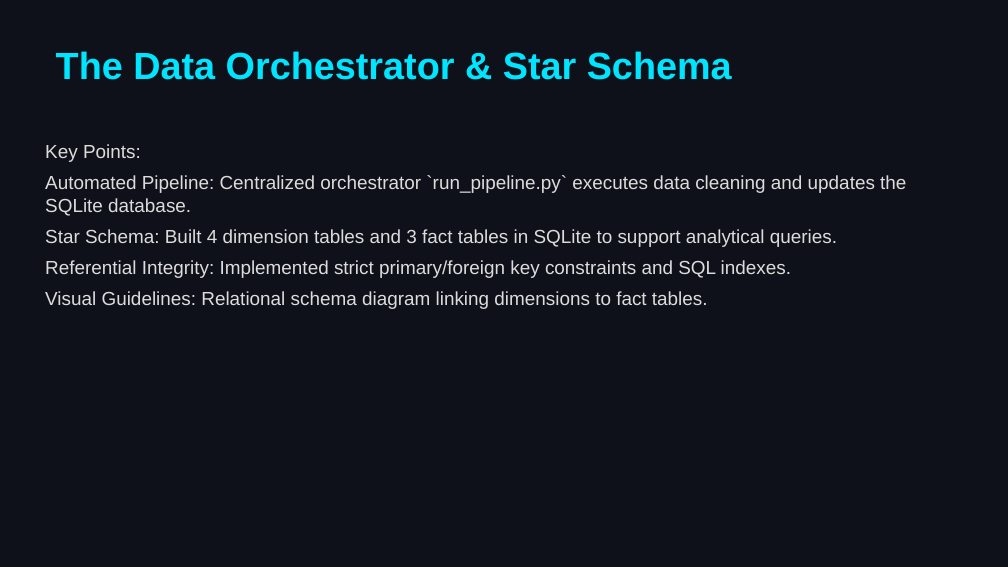
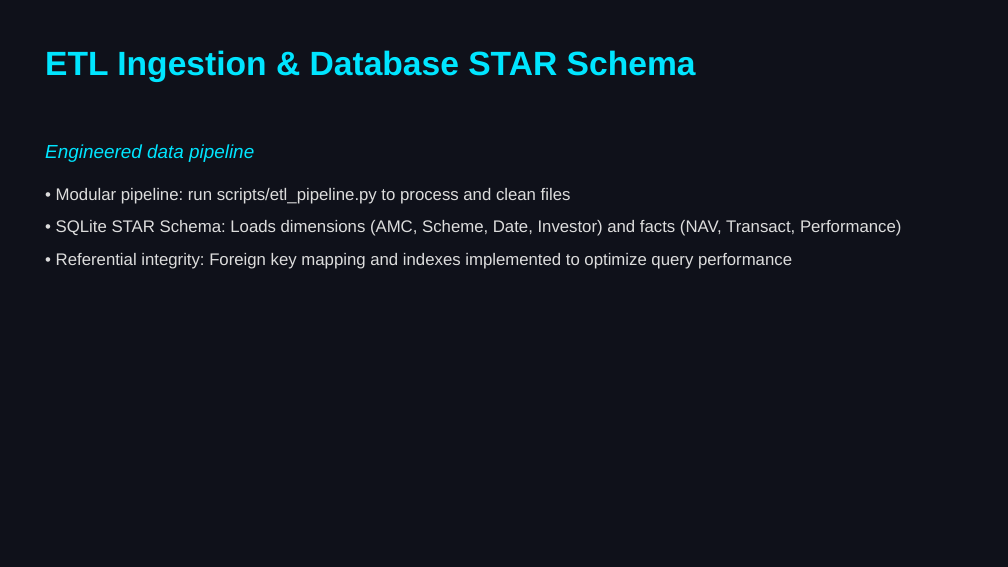
Before and after one commit to DHILEEPB/bluestock_mf_capstone, a slide deck: slide 4 of reports/Presentation.pptx (slide 5 before the commit). Drawn at 1008x567 pixels with LibreOffice and Linux fonts; fonts in the diff are those of the drawing. Boxes give left, top, right and bottom in pixels: in the first picture for what was removed or moved away, otherwise in the second. Text is boxed around its words. In the diff, an @@ line names an element or a change of style, - is before the commit and + after.

```diff
--- a/reports/Presentation.pptx
+++ b/reports/Presentation.pptx
@@ text at (x1=45, y1=50, x2=696, y2=82): text changed; size 36 to 32 pt @@
-The Data Orchestrator & Star Schema
+ETL Ingestion & Database STAR Schema
@@ text at (x1=45, y1=144, x2=901, y2=269): text changed; size 18 to 16 pt @@
-Key Points:
-Automated Pipeline: Centralized orchestrator `run_pipeline.py` executes data cleaning and updates the SQLite database.
-Star Schema: Built 4 dimension tables and 3 fact tables in SQLite to support analytical queries.
-Referential Integrity: Implemented strict primary/foreign key constraints and SQL indexes.
-Visual Guidelines: Relational schema diagram linking dimensions to fact tables.
+Engineered data pipeline
+• Modular pipeline: run scripts/etl_pipeline.py to process and clean files
+• SQLite STAR Schema: Loads dimensions (AMC, Scheme, Date, Investor) and facts (NAV, Transact, Performance)
+• Referential integrity: Foreign key mapping and indexes implemented to optimize query performance
```
Also in this commit, not shown: 8 other slides changed, 3 slides added, 4 slides removed, 1 other file.
